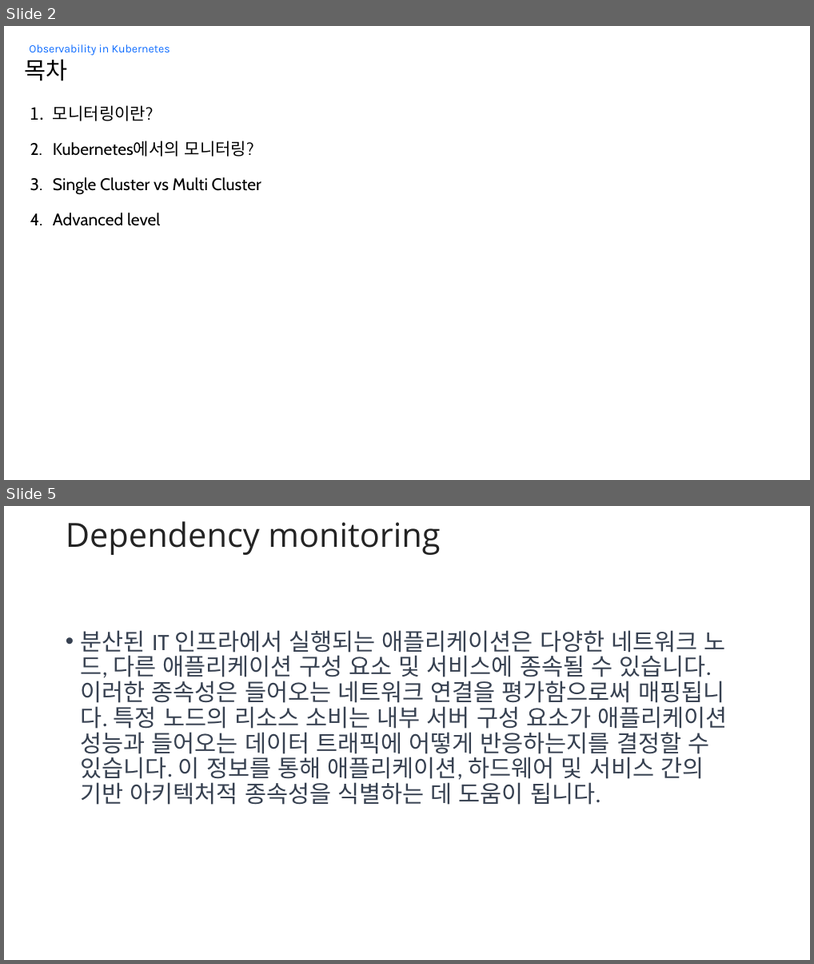
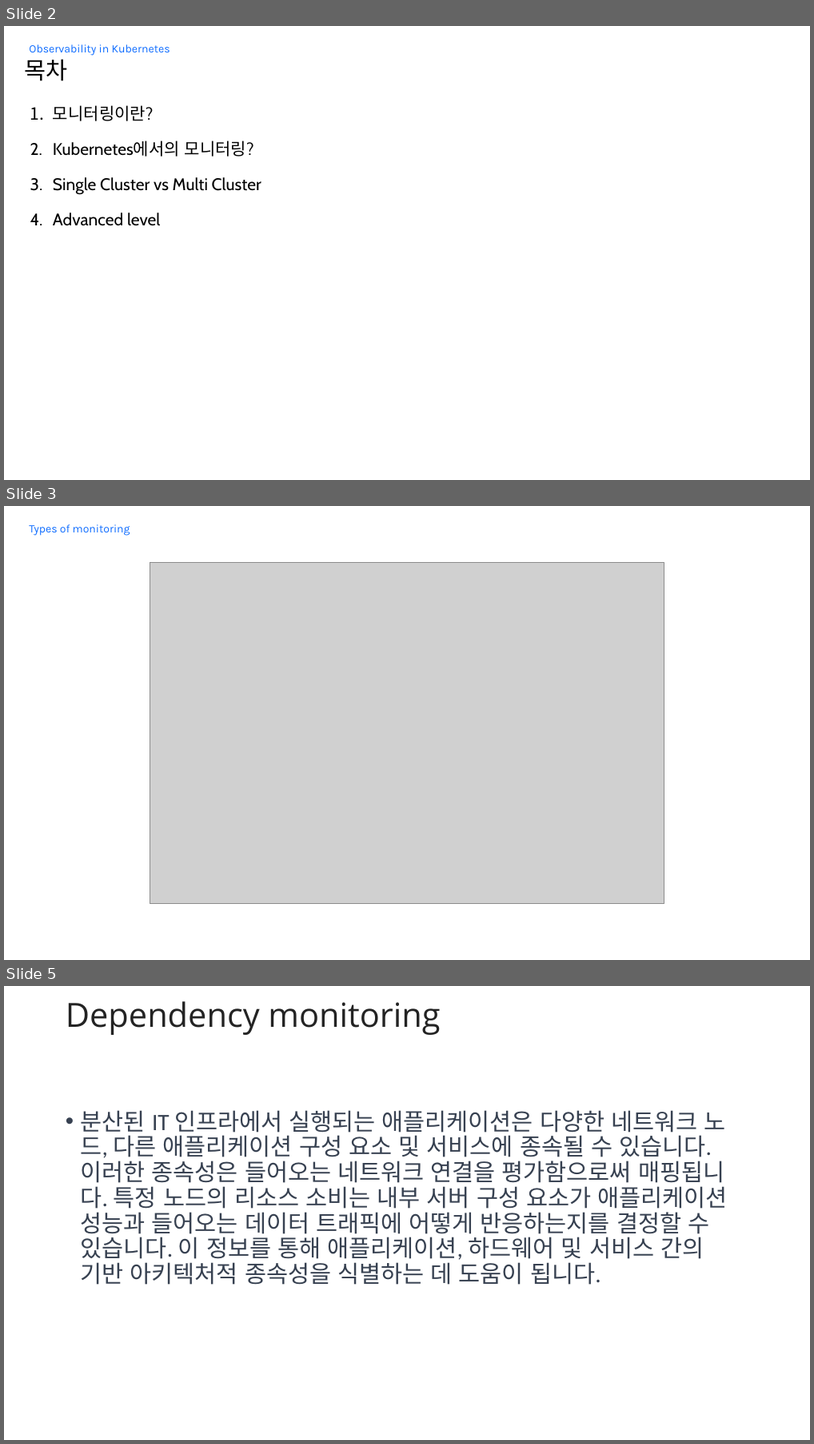
Before and after one commit to sangwonchoi/observability, a slide deck: Session PPT.pptx. Shown one above the other, each under a label of ours: slides 2 and 5 before the commit, slides 2, 3 and 5 after it; the slides between them are not shown. The pictures are 814x964 and 814x1444 pixels, drawn with LibreOffice and Linux fonts; fonts in the diff are those of the drawing; grey boxes stand for pictures; background and template pictures are left out. Boxes give left, top, right and bottom in pixels: in the first picture for what was removed or moved away, otherwise in the second. Text is boxed around its words. In the diff, an @@ line names an element or a change of style, - is before the commit and + after.

```diff
--- a/Session PPT.pptx
+++ b/Session PPT.pptx
@@ slide 3 added at bbox=[4, 506, 810, 960], background #FFFFFF @@
@@ text added at bbox=[29, 524, 130, 536], 13.3 pt, text #0F6DFF @@
+Types of monitoring
@@ picture added at bbox=[150, 562, 665, 904] @@
```
Also in this commit, not shown: 2 slides changed, 1 slide removed, 4 other files.
